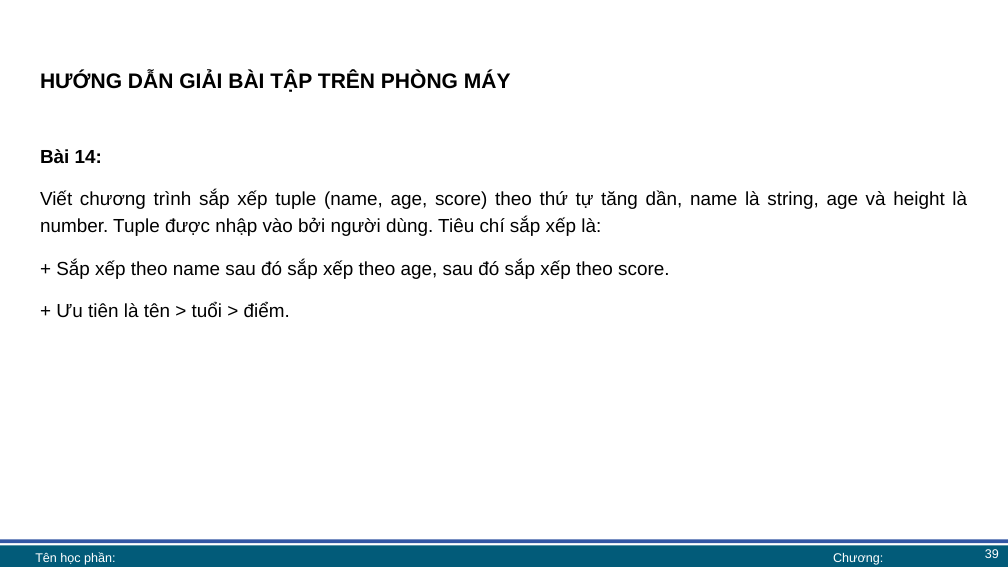
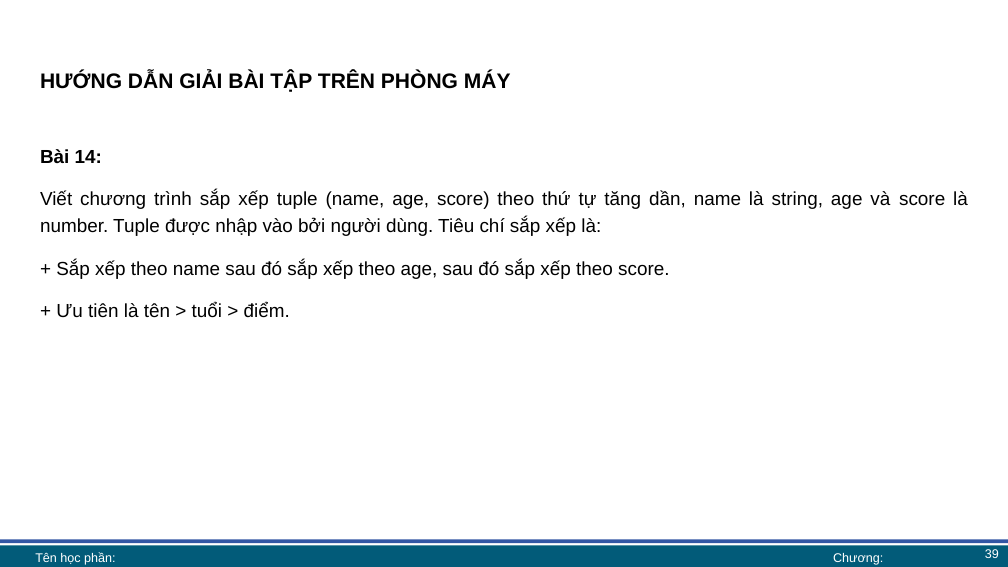
Before and after one commit to lhaaaaa/17A2-Ca-sang, a slide deck: slide 39 of Lab 6 + 7/Lab 6 bài giảng.pptx. Drawn at 1008x567 pixels with LibreOffice and Linux fonts; fonts in the diff are those of the drawing; background and template pictures are left out. Boxes give left, top, right and bottom in pixels: in the first picture for what was removed or moved away, otherwise in the second. Text is boxed around its words. In the diff, an @@ line names an element or a change of style, - is before the commit and + after.

```diff
--- a/Lab 6 + 7/Lab 6 bài giảng.pptx
+++ b/Lab 6 + 7/Lab 6 bài giảng.pptx
@@ text at (x1=40, y1=190, x2=968, y2=236): text changed @@
-Viết chương trình sắp xếp tuple (name, age, score) theo thứ tự tăng dần, name là string, age và height là number. Tuple được nhập vào bởi người dùng. Tiêu chí sắp xếp là:
+Viết chương trình sắp xếp tuple (name, age, score) theo thứ tự tăng dần, name là string, age và score là number. Tuple được nhập vào bởi người dùng. Tiêu chí sắp xếp là:
```
Also in this commit, not shown: 5 other files.
